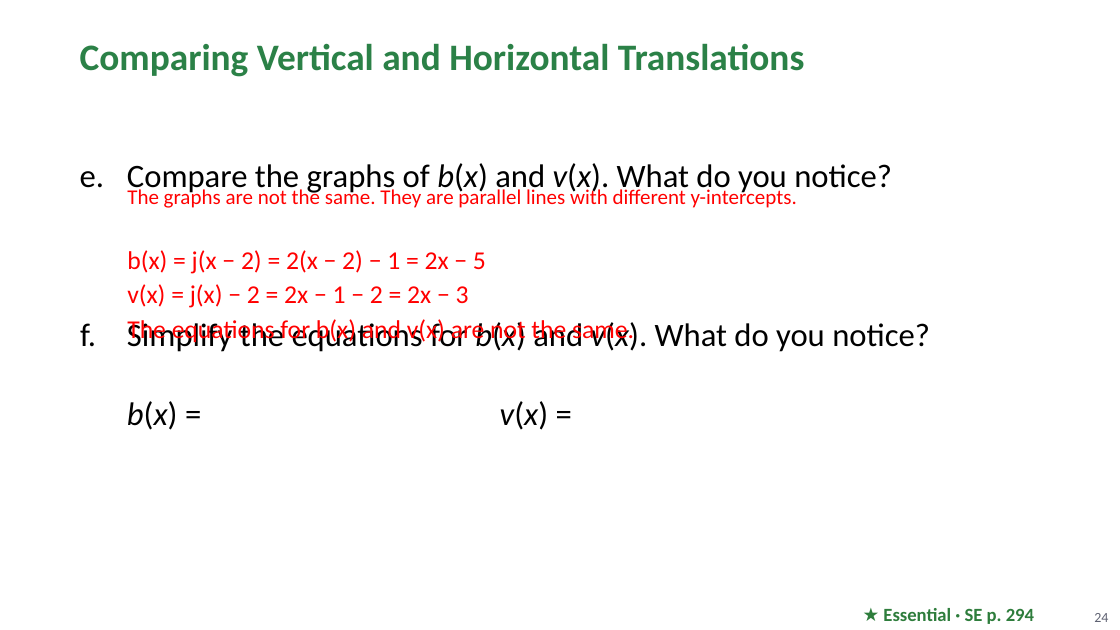
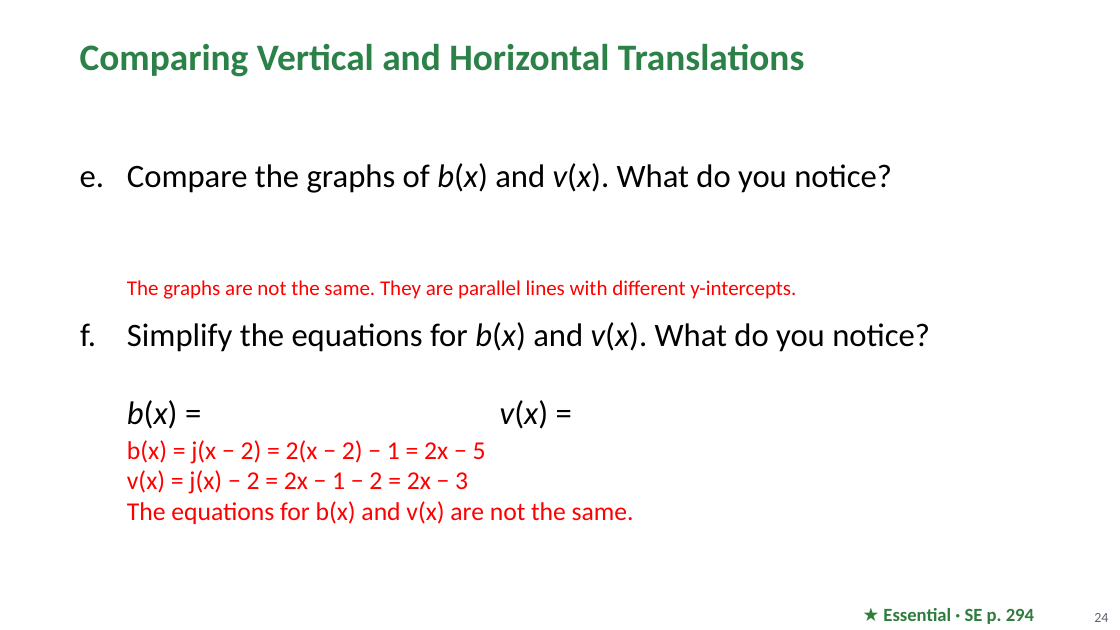
Before and after one commit to Apolloat2022/Algebra1M2U1L4, a slide deck: slide 24 of Module 2 topic 2/BLMathematics_AlgI_M2_T2_L2_LessonSlides_ENG_with_answers.pptx. Drawn at 1120x630 pixels with LibreOffice and Linux fonts; fonts in the diff are those of the drawing; background and template pictures are left out. Boxes give left, top, right and bottom in pixels: in the first picture for what was removed or moved away, otherwise in the second. Text is boxed around its words. In the diff, an @@ line names an element or a change of style, - is before the commit and + after.

```diff
--- a/Module 2 topic 2/BLMathematics_AlgI_M2_T2_L2_LessonSlides_ENG_with_answers.pptx
+++ b/Module 2 topic 2/BLMathematics_AlgI_M2_T2_L2_LessonSlides_ENG_with_answers.pptx
@@ text at box(127, 163, 930, 429): less space between paragraphs @@
@@ text removed at box(127, 186, 797, 208) @@
-The graphs are not the same. They are parallel lines with different y-intercepts.
@@ text removed at box(127, 250, 634, 344) @@
-b(x) = j(x − 2) = 2(x − 2) − 1 = 2x − 5
-v(x) = j(x) − 2 = 2x − 1 − 2 = 2x − 3
-The equations for b(x) and v(x) are not the same.
@@ text at box(127, 280, 796, 299): paragraph added @@
+    The graphs are not the same. They are parallel lines with different y-intercepts.
@@ text at box(127, 440, 634, 524): paragraph added @@
+    b(x) = j(x − 2) = 2(x − 2) − 1 = 2x − 5
+    v(x) = j(x) − 2 = 2x − 1 − 2 = 2x − 3
+    The equations for b(x) and v(x) are not the same.
```
Also in this commit, not shown: 5 other slides changed, 4 other files.
